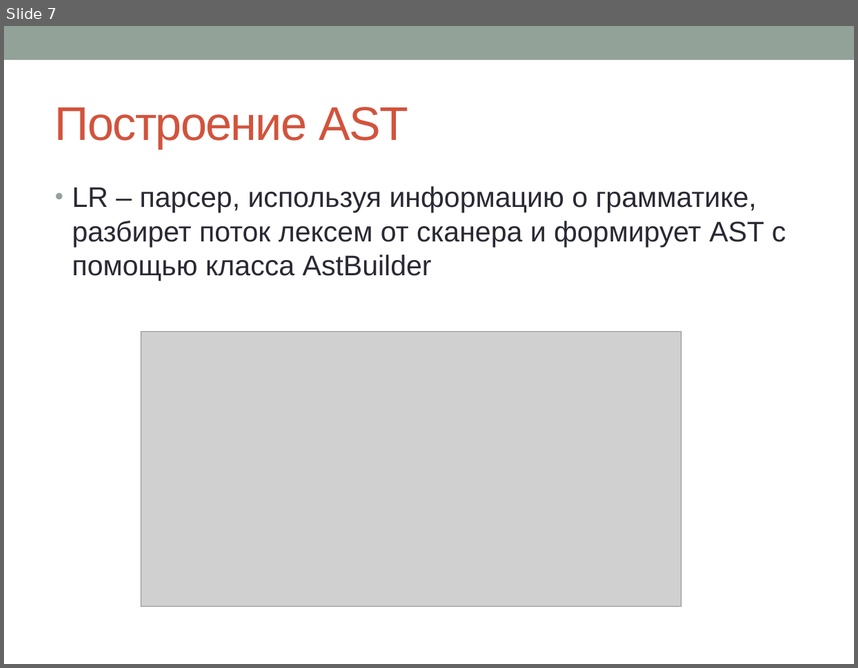
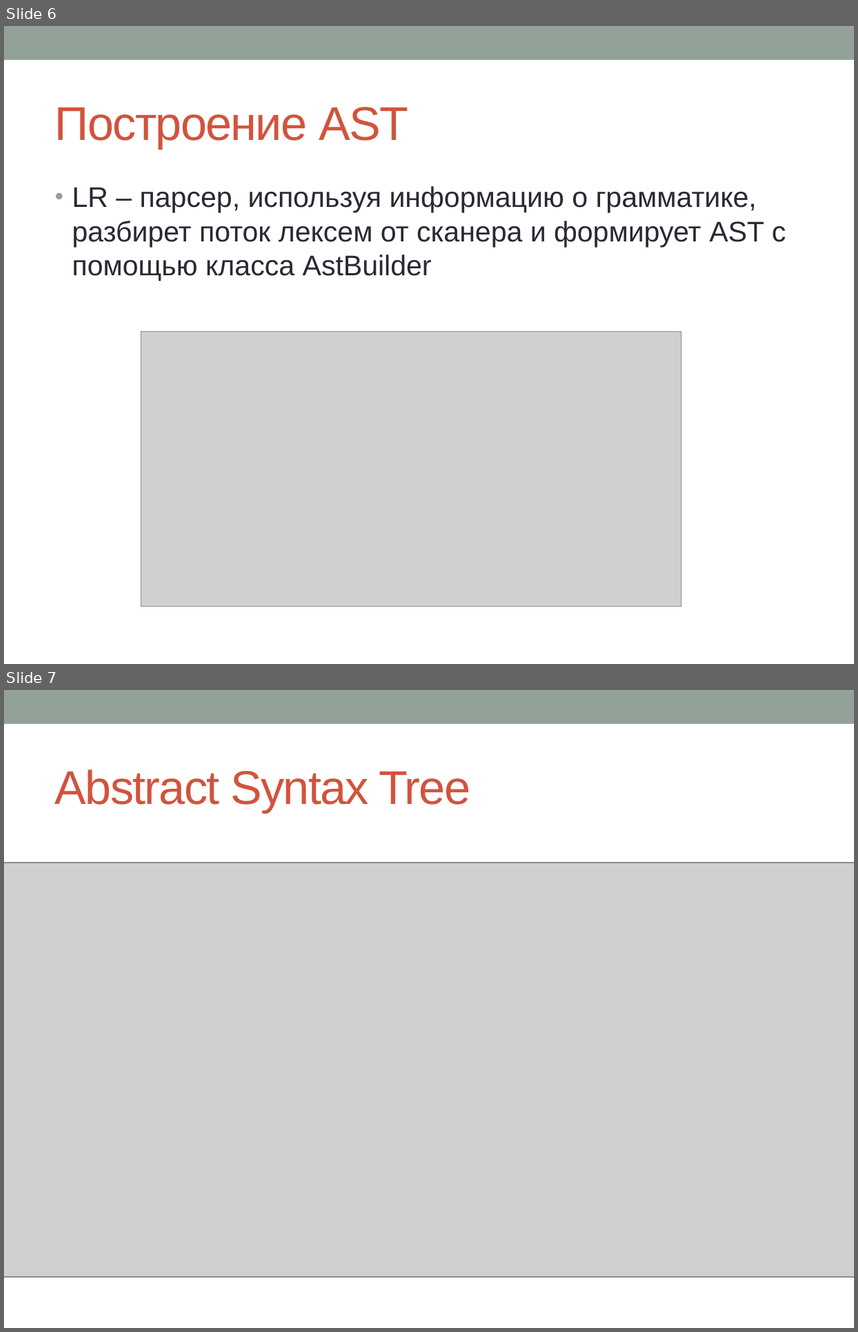
Before and after one commit to nikita-vanyasin/compiler, a slide deck: docs/Py.pptx. Shown one above the other, each under a label of ours: slide 7 before the commit, slides 6 and 7 after it. The pictures are 858x668 and 858x1332 pixels, drawn with LibreOffice and Linux fonts; fonts in the diff are those of the drawing; grey boxes stand for pictures. Boxes give left, top, right and bottom in pixels: in the first picture for what was removed or moved away, otherwise in the second. Text is boxed around its words. In the diff, an @@ line names an element or a change of style, - is before the commit and + after.

```diff
--- a/docs/Py.pptx
+++ b/docs/Py.pptx
@@ slide 7 added at bbox=[4, 690, 854, 1328], background #FFFFFF; not listed: 1 template element that a slide beside it also shows @@
@@ title added at bbox=[55, 769, 470, 813], 40 pt, text #D2533C @@
+Abstract Syntax Tree
@@ picture added at bbox=[4, 862, 854, 1276] @@
@@ what was slide 7 is now slide 6 @@
```
Also in this commit, not shown: 2 slides changed, 1 slide removed, 6 other files.
